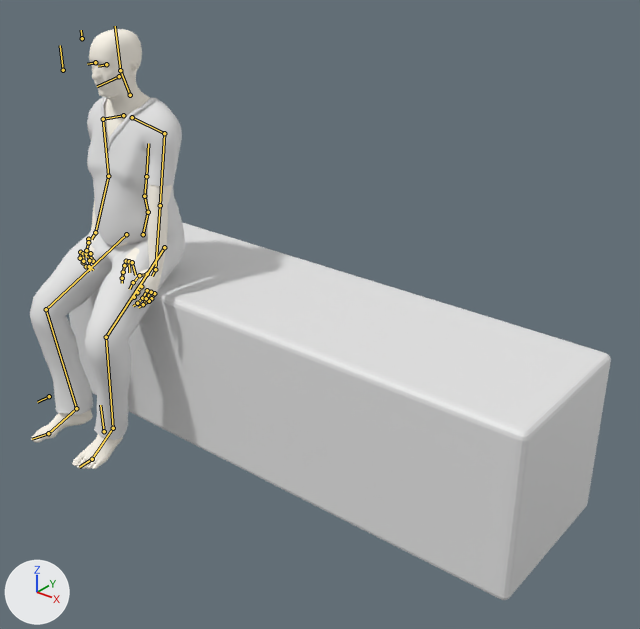
Two versions of the Blender file blend/man/m0.blend, one commit apart.
The view is the same before and after, from a 50 mm camera at (3.06, -2.17, 2.37) aimed at (1.01, 0.4, 0.78). The axes (+X, +Y, +Z) are drawn at lower left. The lights are the same throughout. Both versions are drawn at frame 374 of the action 'm0061_sit_from_bed_with_blanket'; the numbers are the values there. The bones that bend it are drawn over the model as lines.

Objects in the first picture: 'Cube', 'M1:Adult_male_genitalia', 'M1:Harvey_fscrubbottoms2', 'M1:Harvey_fscrubtop2'.
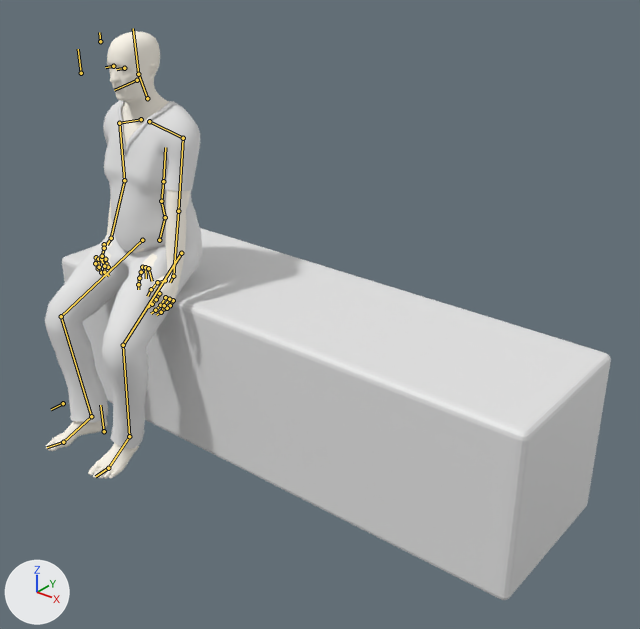
Location of each change, [x1, y1, x2, y2] in pixels of the pictures (640 x 629 px):
'M1:Harvey_fscrubbottoms2', posed: before [30, 223, 185, 440]; after [45, 230, 202, 449]
'M1:Adult_male_genitalia', posed: before [31, 29, 172, 469]; after [46, 31, 191, 479]
'M1:Harvey_fscrubtop2', posed: before [87, 97, 184, 245]; after [103, 100, 201, 251]
bone 'Root', root to tip: before (49, 396) to (37, 402); after (63, 403) to (51, 409)

The change in detail:
Bone 'Root' (bone_root) moves from (0.482, 0.0, 0.0) to (0.368, 0.0, 0.0).
